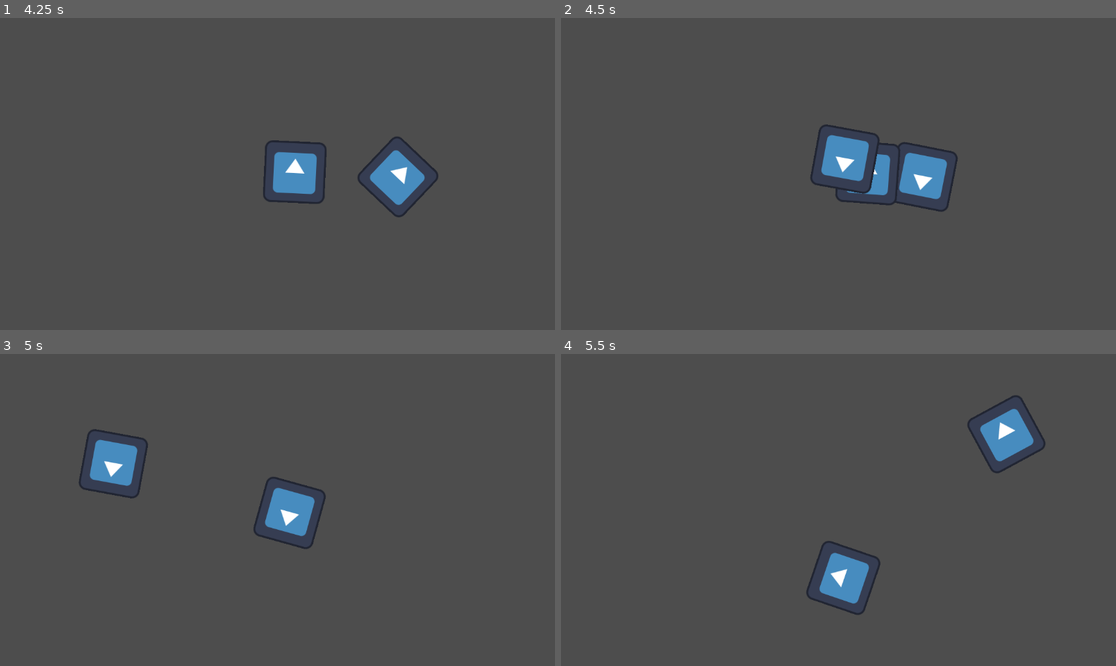
Above: before the commit, frames 1-4 (two rows, left to right).
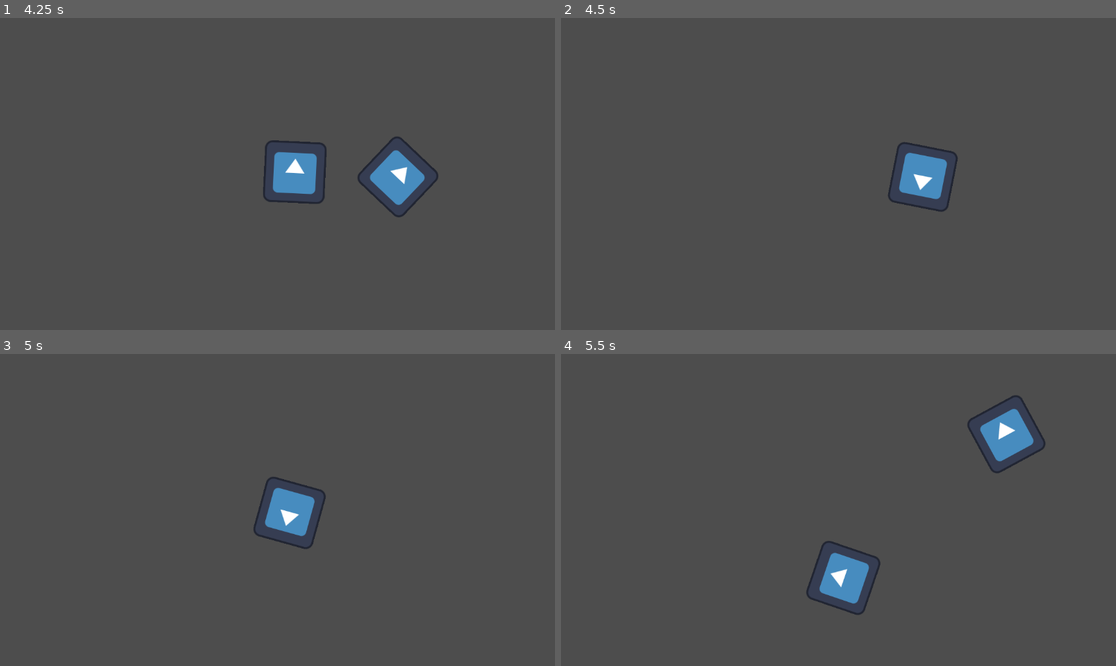
Above: after the commit, the same moments.

Repository: PedroJColon/brackysjam2024
Game: Godot game, scene res://scenes/sandbox.tscn
The game is run twice, just before and just after one commit, with the same random seed, the same clock (stepped at 60 frames per second) and the same inputs. The engine's default icon, where the game draws it, is replaced by a stand-in: a white triangle on a blue panel in a dark square.
Inputs (mouse positions are in pixels of both pictures, inside the frame that each line leads up to):
- Up to frame 1 (4.25 s): move the mouse to (399, 158) at 0.52 s; hold D (move_right) 0.53-1.28 s; click (399, 158) at 0.6 s; move the mouse to (166, 189) at 1.27 s; hold S (move_down) 1.28-2.03 s; click (166, 189) at 1.35 s; move the mouse to (333, 105) at 2.02 s; hold D (move_right) 2.03-2.78 s; click (333, 105) at 2.1 s; move the mouse to (249, 236) at 2.77 s; hold W (move_up) 2.78-3.53 s; click (249, 236) at 2.85 s; move the mouse to (444, 220) at 3.52 s; hold A (move_left) from 3.53 s (still down); click (444, 220) at 3.6 s
- Up to frame 2 (4.5 s): keep holding A (move_left); move the mouse to (672, 127) at 4.27 s; click (672, 127) at 4.35 s
- Up to frame 3 (5 s): keep holding A (move_left)
- Up to frame 4 (5.5 s): move the mouse to (866, 510) at 5.02 s; release A (move_left) at 5.03 s; hold S (move_down) from 5.03 s (still down); click (866, 510) at 5.1 s

Frame 1 is identical in both runs. In frame 2, 1.9% of the frame differs, in the area x 44-62%, y 34-61%; in frame 3, 1.3%; in frame 4, nothing differs.

Commit message:
Update Bullet

Diff:
--- a/scenes/bullet.tscn
+++ b/scenes/bullet.tscn
@@ -4,6 +4,7 @@
 [ext_resource type="Texture2D" uid="uid://bxpjhevftx7c2" path="res://icon.svg" id="1_87y67"]
 
 [sub_resource type="CircleShape2D" id="CircleShape2D_ki74g"]
+radius = 50.0
 
 [node name="bullet" type="CharacterBody2D" groups=["bullet"]]
 script = ExtResource("1_0q36v")
--- a/src/bullet.gd
+++ b/src/bullet.gd
@@ -10,6 +10,7 @@
 # Called every frame. 'delta' is the elapsed time since the previous frame.
 func _process(delta: float) -> void:
 	var collide = move_and_collide(velocity * delta)
+
 	pass
 
 func set_bullet(_position, _direction):
